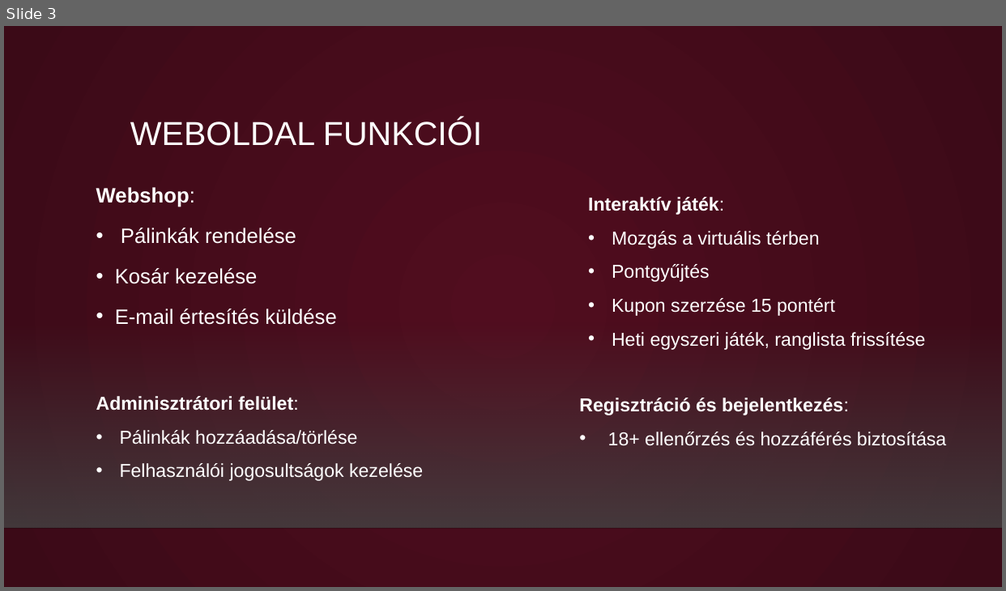
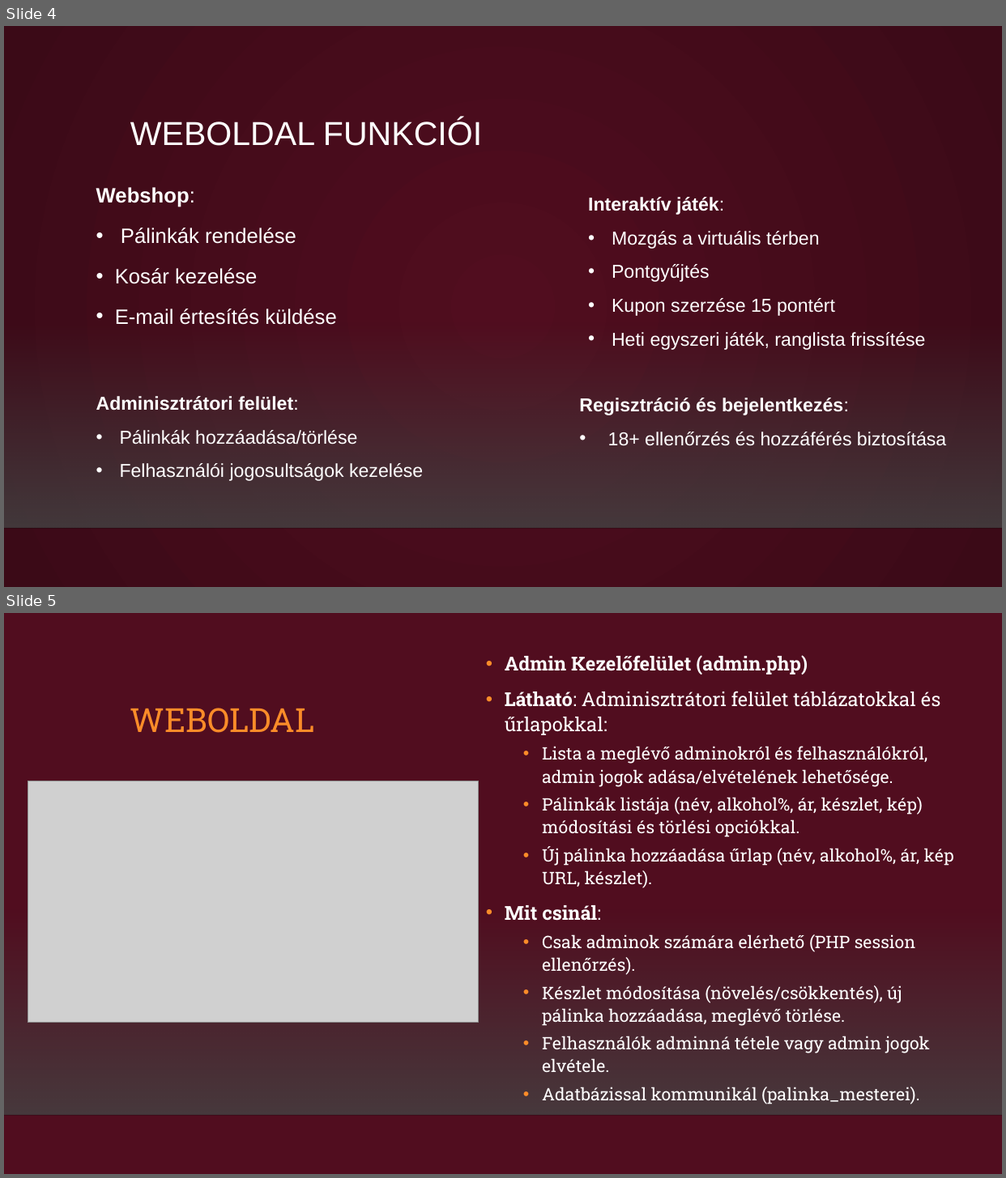
Before and after one commit to rozlev/Mestermunka, a slide deck: A pálinka mesterei/A pálinka mesterei.pptx. Shown one above the other, each under a label of ours: slide 3 before the commit, slides 4 and 5 after it. The pictures are 1006x591 and 1006x1178 pixels, drawn with LibreOffice and Linux fonts; fonts in the diff are those of the drawing; grey boxes stand for pictures; background and template pictures are left out. Boxes give left, top, right and bottom in pixels: in the first picture for what was removed or moved away, otherwise in the second. Text is boxed around its words. In the diff, an @@ line names an element or a change of style, - is before the commit and + after.

```diff
--- a/A pálinka mesterei/A pálinka mesterei.pptx
+++ b/A pálinka mesterei/A pálinka mesterei.pptx
@@ slide 5 added at [4, 613, 1002, 1174], background gradient #510D1F to #000000; not listed: 2 template elements that a slide beside it also shows @@
@@ text added at [505, 655, 954, 1105], 16.6 pt, text #FFFFFF @@
+• Admin Kezelőfelület (admin.php)
+• Látható: Adminisztrátori felület táblázatokkal és űrlapokkal:
+  • Lista a meglévő adminokról és felhasználókról, admin jogok adása/elvételének lehetősége.
+  • Pálinkák listája (név, alkohol%, ár, készlet, kép) módosítási és törlési opciókkal.
+  • Új pálinka hozzáadása űrlap (név, alkohol%, ár, kép URL, készlet).
+• Mit csinál:
+  • Csak adminok számára elérhető (PHP session ellenőrzés).
+  • Készlet módosítása (növelés/csökkentés), új pálinka hozzáadása, meglévő törlése.
+  • Felhasználók adminná tétele vagy admin jogok elvétele.
+  • Adatbázissal kommunikál (palinka_mesterei).
@@ title added at [130, 708, 315, 733], 32 pt, text #FB8C29 @@
+WEBOLDAL
@@ picture added at [28, 781, 479, 1023] @@
@@ what was slide 3 is now slide 4 @@
```
Also in this commit, not shown: 14 other slides added.
